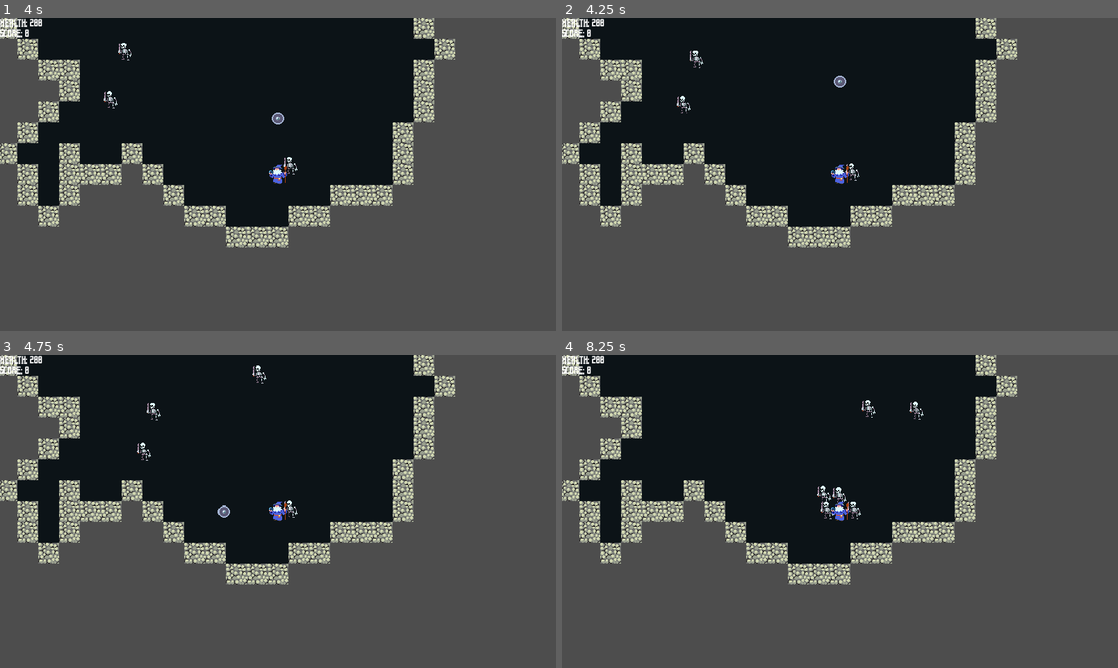
Above: before the commit, frames 1-4 (two rows, left to right).
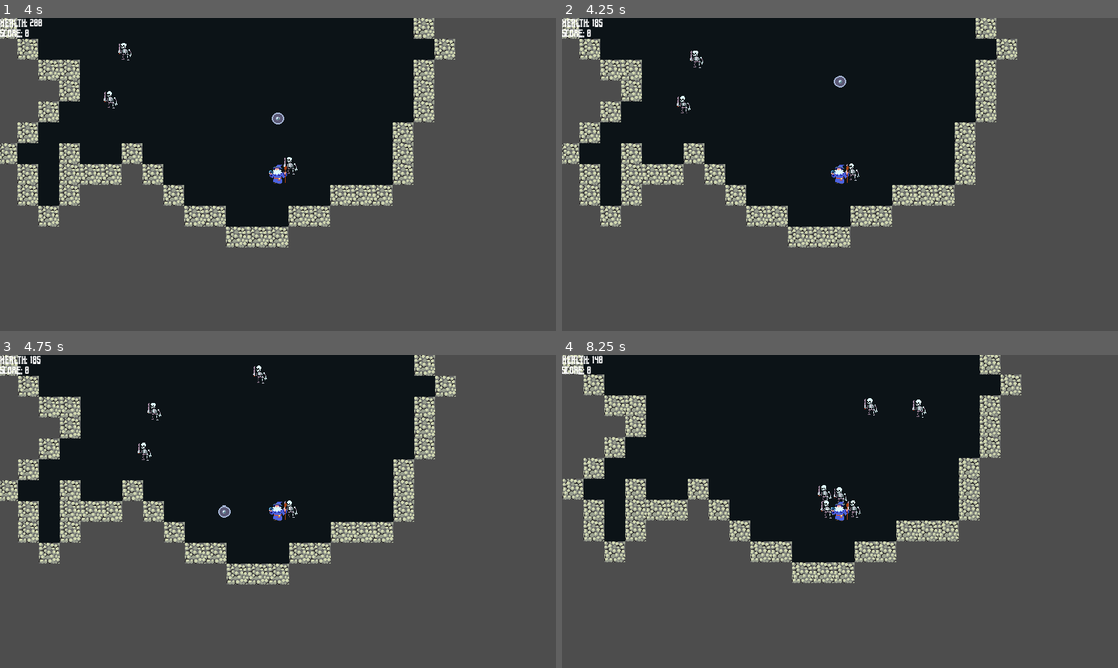
Above: after the commit, the same moments.

Repository: WizardsNStuff/Zealot-of-Wanderlust
Game: Godot game, scene res://Scenes/wizard_game.tscn
Two runs of this game, one before a commit and one after it. Both use one fixed random seed, a clock stepped at 60 frames per second and the inputs below.
Inputs:
- Up to frame 1 (4 s): click "Start game" at 0.5 s; tap Enter at 1.25 s; hold Right (attack_right) 1.28-2.03 s; hold Down (attack_down) 2.03-2.78 s; hold Right (attack_right) 2.78-3.53 s; hold Up (attack_up) from 3.53 s (still down)
- Up to frame 2 (4.25 s): keep holding Up (attack_up)
- Up to frame 3 (4.75 s): release Up (attack_up) at 4.28 s; hold Left (attack_left) from 4.28 s (still down)
- Up to frame 4 (8.25 s): release Left (attack_left) at 5.78 s; hold Down (attack_down) 5.78-6.53 s; hold Right (attack_right) 6.53-7.28 s; hold Up (attack_up) 7.28-8.03 s; hold Right (attack_right) from 8.03 s (still down)

Frame 1 is identical in both runs. In frame 2, 0.9% of the frame differs, in the area x 0-82%, y 0-74%; in frame 3, 4.7%; in frame 4, 8.6%, in the area x 0-83%, y 0-74%.

Commit message:
Enemies can now damage the player

Diff:
--- a/zealot-of-wanderlust/Enemy Testing/enemy_1.tscn
+++ b/zealot-of-wanderlust/Enemy Testing/enemy_1.tscn
@@ -8,7 +8,7 @@
 
 [node name="Enemy1" type="CharacterBody2D"]
 collision_layer = 2
-collision_mask = 7
+collision_mask = 15
 motion_mode = 1
 platform_on_leave = 2
 platform_floor_layers = 4294967041
--- a/zealot-of-wanderlust/Player Combat/projectile.tscn
+++ b/zealot-of-wanderlust/Player Combat/projectile.tscn
@@ -7,8 +7,8 @@
 
 [node name="Projectile" type="CharacterBody2D"]
 z_index = 1
-collision_layer = 2
-collision_mask = 3
+collision_layer = 8
+collision_mask = 11
 motion_mode = 1
 platform_on_leave = 2
 platform_floor_layers = 4294967041
--- a/zealot-of-wanderlust/Scenes/player.tscn
+++ b/zealot-of-wanderlust/Scenes/player.tscn
@@ -162,6 +162,7 @@
 
 [node name="Player" type="CharacterBody2D" node_paths=PackedStringArray("animations", "weapon")]
 collision_layer = 4
+collision_mask = 3
 motion_mode = 1
 floor_constant_speed = true
 platform_on_leave = 2
